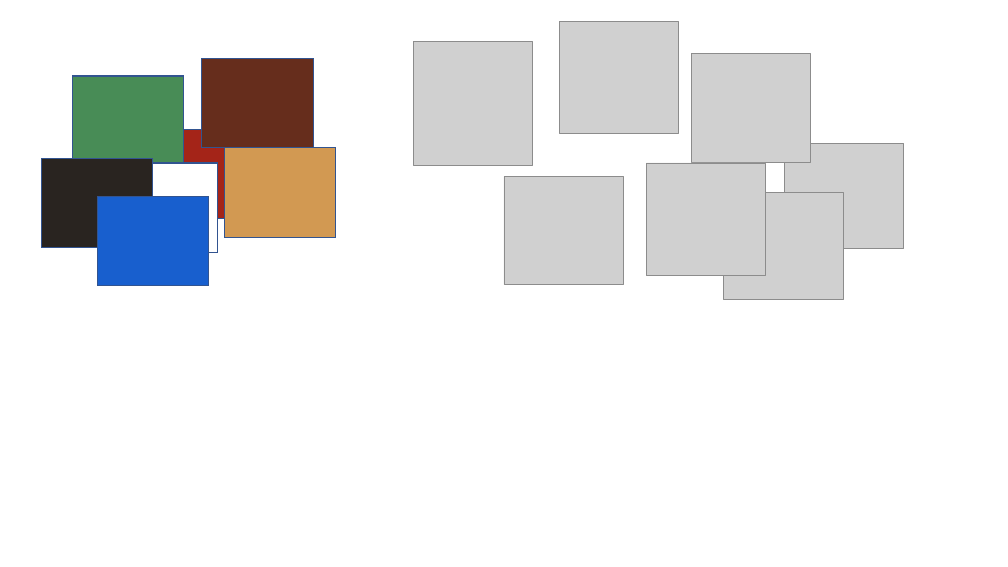
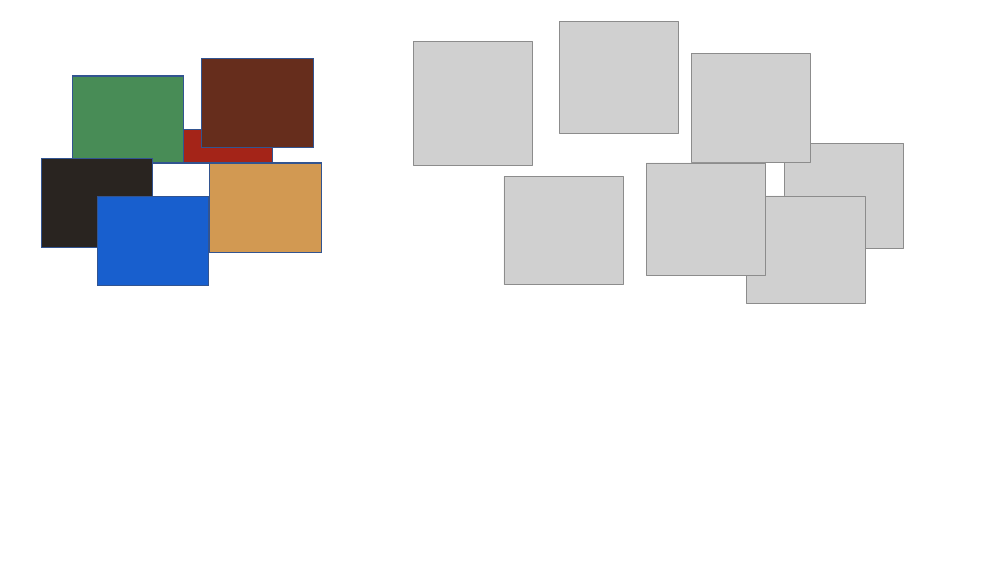
Before and after one commit to jochenalt/Concrete, a slide deck: slide 1 of ColorPalette.pptx. Drawn at 1008x567 pixels with LibreOffice and Linux fonts; fonts in the diff are those of the drawing; grey boxes stand for pictures. Boxes give left, top, right and bottom in pixels: in the first picture for what was removed or moved away, otherwise in the second. Text is boxed around its words. In the diff, an @@ line names an element or a change of style, - is before the commit and + after.

```diff
--- a/ColorPalette.pptx
+++ b/ColorPalette.pptx
@@ rectangle: place and size @@
-rectangle at (225,148,336,237)
+rectangle at (210,163,321,253)
@@ picture: place and size @@
-picture at (724,193,843,300)
+picture at (746,196,865,303)
```
Also in this commit, not shown: 1 other slide changed, 23 other files.
